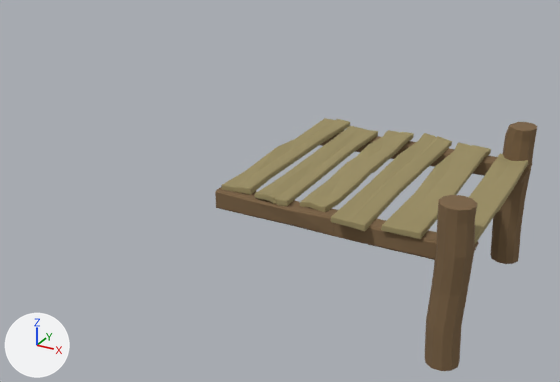
The Blender file Assets/3D/Models/KitPont/KitPont_1x1x1_textured.blend: old version first, new version second.
Rendered twice from a 50 mm lens placed at (3.06, -8.42, 2.31), pointed at (-0.5, -1.95, -0.92). Every picture has the same lights, and +X, +Y and +Z are marked at lower left.

Objects in the first picture: 'pontBase', 'pontCentre'.
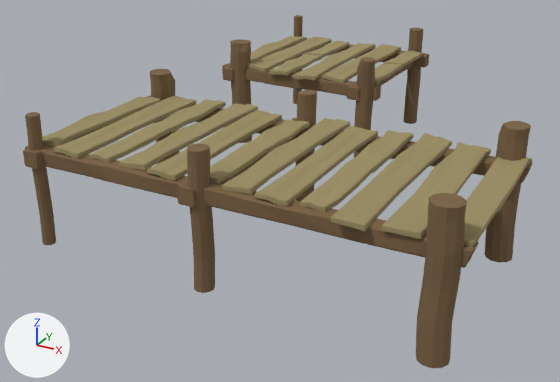
Pixel boxes [x1, y1, x2, y2] of what changed, in the pictures (560 x 382 px; the box of a moved part takes in the faces that stretch with it):
'pontBase', reshaped: before [331, 122, 537, 371]; after [331, 121, 532, 368]
'CoinLeft', added (yellow): after [23, 69, 317, 293]
    faces in mat_light_02 (yellow #9e9166): [42, 95, 310, 183]
    faces in mat_dark (brown #7d6547): [23, 69, 317, 293]
'CoinDroit', added (brown): after [222, 15, 429, 158]
    faces in mat_dark (brown #7d6547): [222, 15, 429, 158]
    faces in mat_light_02 (yellow #9e9166): [248, 36, 422, 84]
part 1 of me_cube_051, moved or reshaped: before [425, 195, 477, 371]; after [416, 193, 467, 368]
part 2 of me_cube_051, moved or reshaped: before [490, 122, 537, 264]; after [484, 121, 531, 263]

Diff of the bpy script that builds the scene:
```diff
--- a/Assets/3D/Models/KitPont/KitPont_1x1x1_textured.blend.py
+++ b/Assets/3D/Models/KitPont/KitPont_1x1x1_textured.blend.py
@@ me_cube_051 @@
 me_cube_051.from_pydata(...)  # 589 vertices, 570 faces; spans x -0.56..0.44, y -1.49..0.5, z -0.96..0.28
 # used by ob_pontbase; location = (1.563, -2.495, -0.041)
+# me_cube_051 part 1: the loose piece of 77 vertices spanning x 0.16..0.44, y -1.49..-1.23, z -0.96..0.28 is moved by (-0.07, 0.0, 0.0)
+# me_cube_051 part 2: the loose piece of 77 vertices spanning x 0.17..0.43, y 0.24..0.5, z -0.96..0.28 is moved by (-0.05, 0.0, 0.0)
 me_cube_051.materials.append(mat_light_02)
@@ me_cube_015 @@
+me_cube_015.from_pydata(...)  # 1242 vertices, 1192 faces; spans x -1.03..0.97, y -0.91..1.04, z -0.93..0.31
+# faces by material slot: [732, 460]
+me_cube_015.materials.append(mat_light_02)  # yellow #9e9166
+me_cube_015.materials.append(mat_dark)  # brown #7d6547
@@ me_cube_010 @@
+me_cube_010.from_pydata(...)  # 1242 vertices, 1192 faces; spans x -1.03..0.97, y -1.04..0.91, z -0.93..0.31
+# faces by material slot: [732, 460]
+me_cube_010.materials.append(mat_light_02)  # yellow #9e9166
+me_cube_010.materials.append(mat_dark)  # brown #7d6547
@@ ob_coindroit @@
+ob_coindroit = bpy.data.objects.new('CoinDroit', me_cube_015)
+ob_coindroit.location = (-0.969, 0.131, -0.071)
@@ ob_coinleft @@
+ob_coinleft = bpy.data.objects.new('CoinLeft', me_cube_010)
+ob_coinleft.location = (-0.969, -2.911, -0.071)
```
